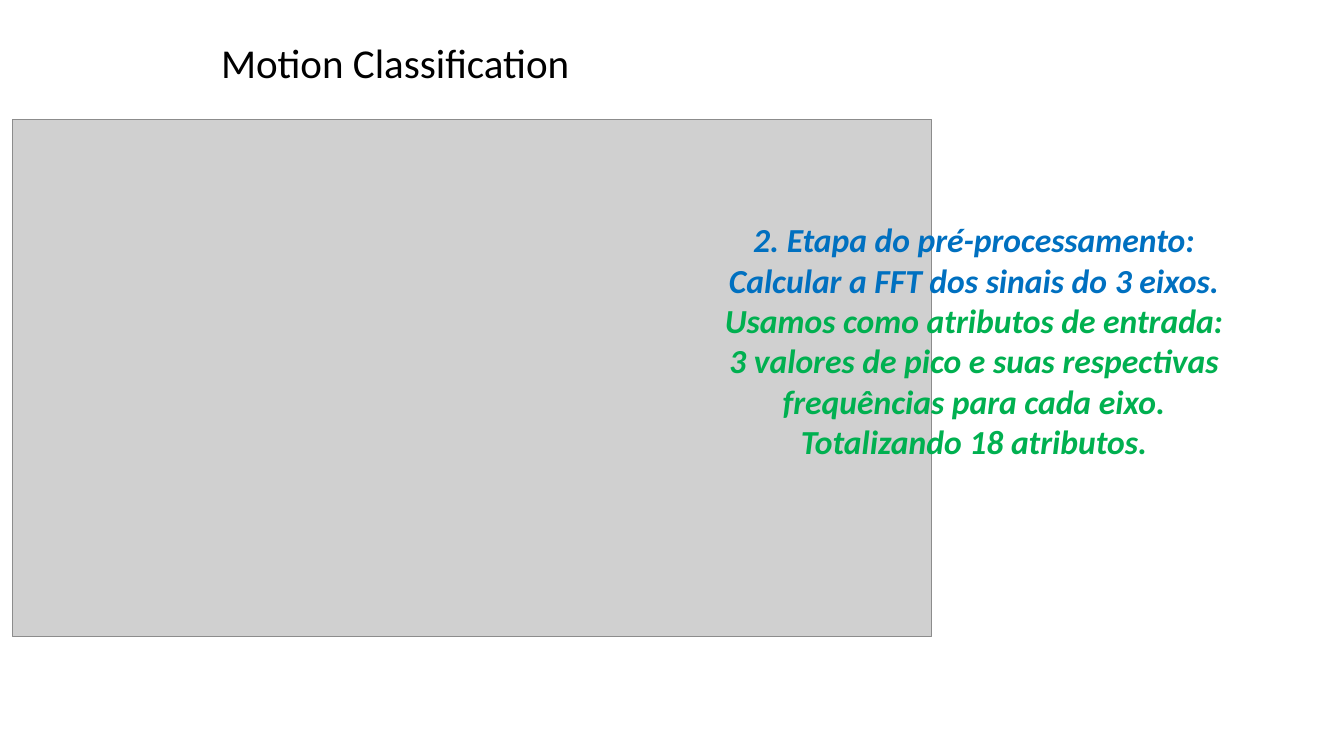
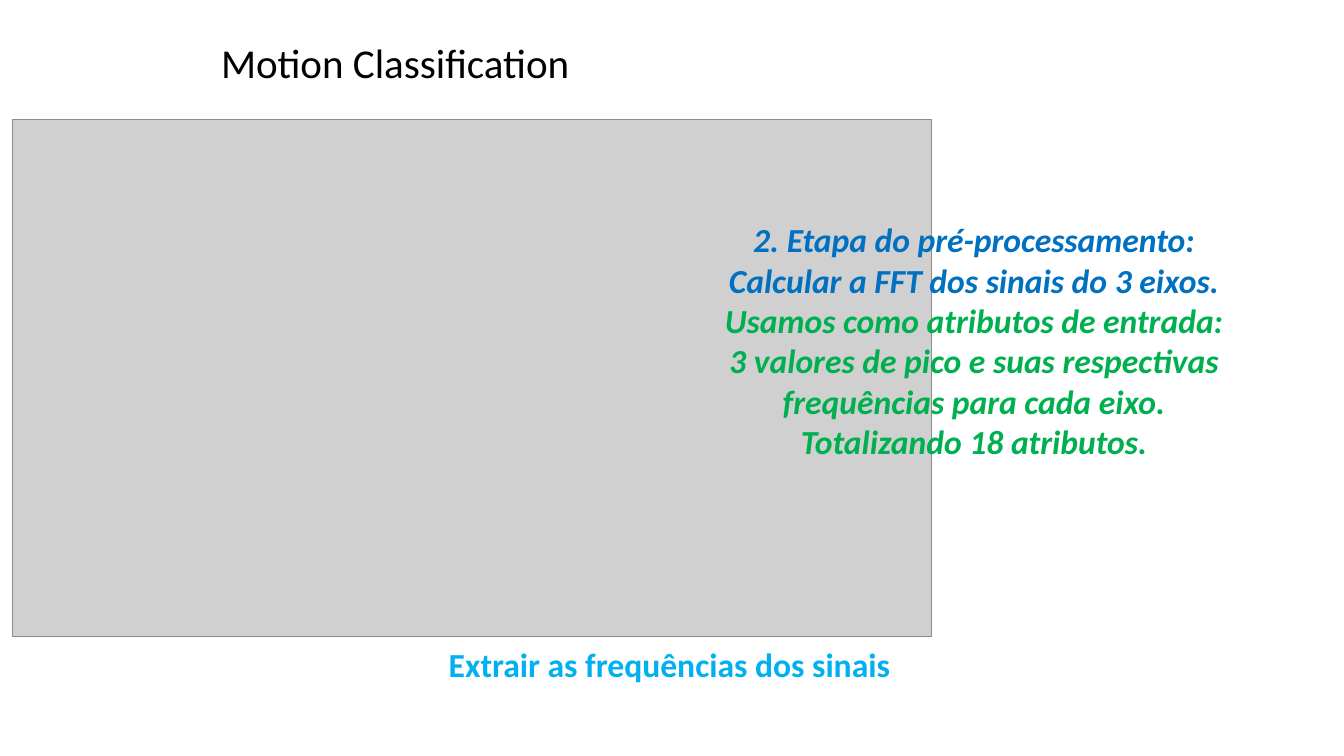
Before and after one commit to zz4fap/tp557-iot-ml, a slide deck: slide 20 of slides/TP557_15_classificação de movimentos.pptx. Drawn at 1344x756 pixels with LibreOffice and Linux fonts; fonts in the diff are those of the drawing; grey boxes stand for pictures; background and template pictures are left out. Boxes give left, top, right and bottom in pixels: in the first picture for what was removed or moved away, otherwise in the second. Text is boxed around its words. In the diff, an @@ line names an element or a change of style, - is before the commit and + after.

```diff
--- a/slides/TP557_15_classificação de movimentos.pptx
+++ b/slides/TP557_15_classificação de movimentos.pptx
@@ text added at bbox=[449, 653, 890, 683], 24 pt, text #00B0F0, bold @@
+Extrair as frequências dos sinais
```
Also in this commit, not shown: 5 other slides changed, 1 other file.
